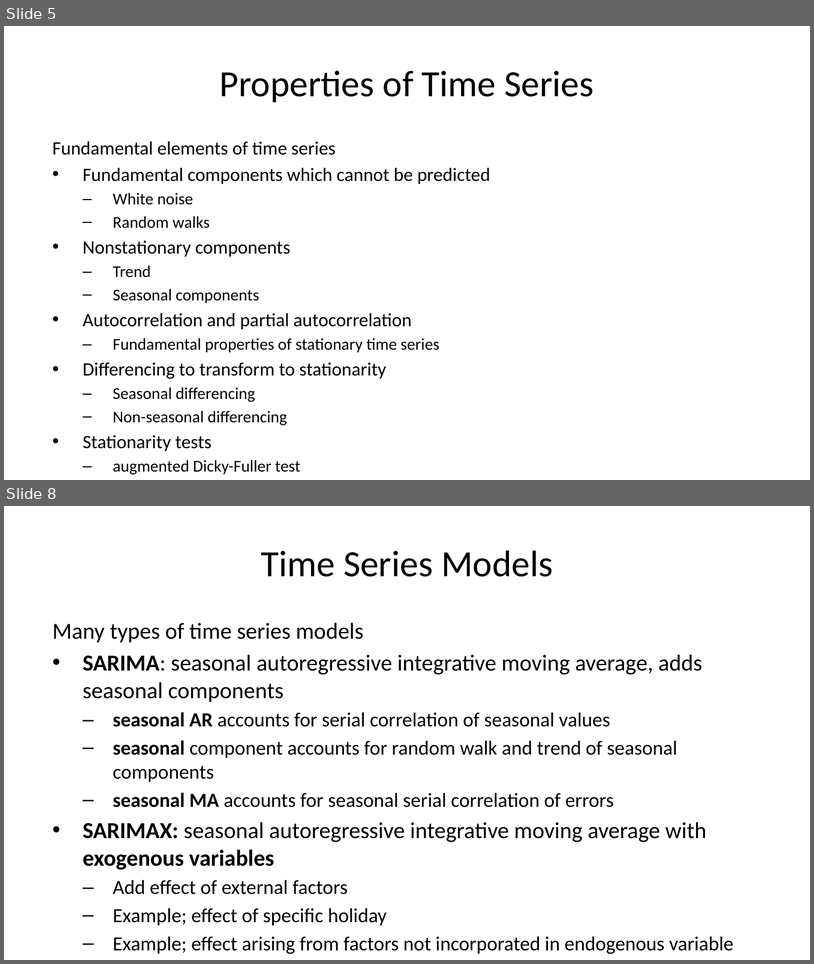
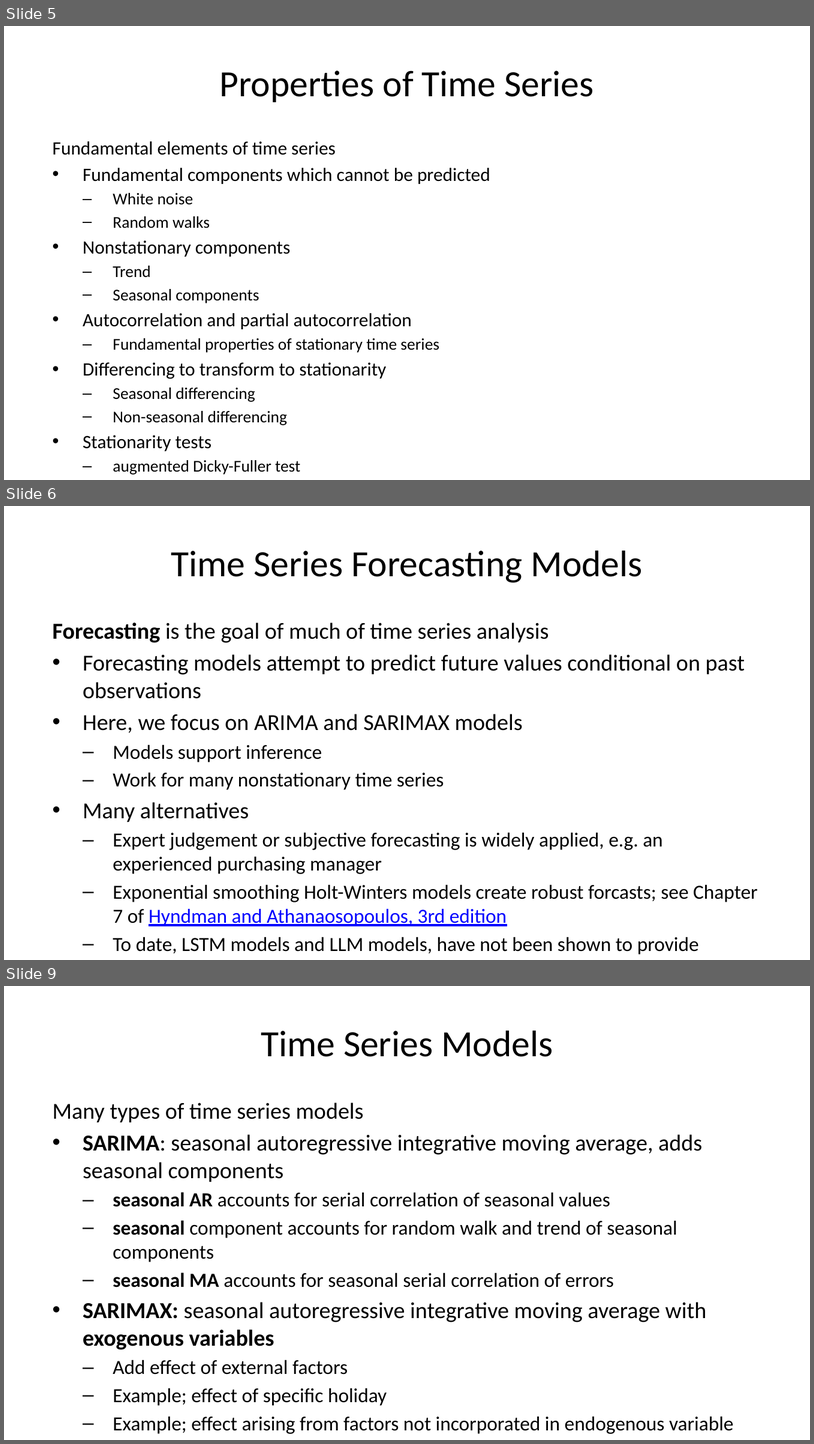
Before and after one commit to StephenElston/CSCI-E-83, a slide deck: LectureSlides/12_IntroductionToTimeSeriesForecasting.pptx. Shown one above the other, each under a label of ours: slides 5 and 8 before the commit, slides 5, 6 and 9 after it; the slides between them are not shown. The pictures are 814x964 and 814x1444 pixels, drawn with LibreOffice and Linux fonts; fonts in the diff are those of the drawing. Boxes give left, top, right and bottom in pixels: in the first picture for what was removed or moved away, otherwise in the second. Text is boxed around its words. In the diff, an @@ line names an element or a change of style, - is before the commit and + after.

Commit message:
Added slides for harmonic analysis, corrected and improved slides

```diff
--- a/LectureSlides/12_IntroductionToTimeSeriesForecasting.pptx
+++ b/LectureSlides/12_IntroductionToTimeSeriesForecasting.pptx
@@ slide 6 added at bbox=[4, 506, 810, 960], background #FFFFFF @@
@@ title added at bbox=[171, 550, 642, 583], 33 pt, text #000000 @@
+Time Series Forecasting Models
@@ text added at bbox=[53, 622, 758, 954], 17.9 pt, text #000000 @@
+Forecasting is the goal of much of time series analysis
+• Forecasting models attempt to predict future values conditional on past observations
+• Here, we focus on ARIMA and SARIMAX models
+  – Models support inference
+  – Work for many nonstationary time series
+• Many alternatives
+  – Expert judgement or subjective forecasting is widely applied, e.g. an experienced purchasing manager
+  – Exponential smoothing Holt-Winters models create robust forcasts; see Chapter 7 of Hyndman and Athanaosopoulos, 3rd edition
+  – To date, LSTM models and LLM models, have not been shown to provide significantly better forecasts than conventional models
@@ what was slide 8 is now slide 9 @@
```
Also in this commit, not shown: 7 slides changed, 12 other slides added, 5 slides removed.
